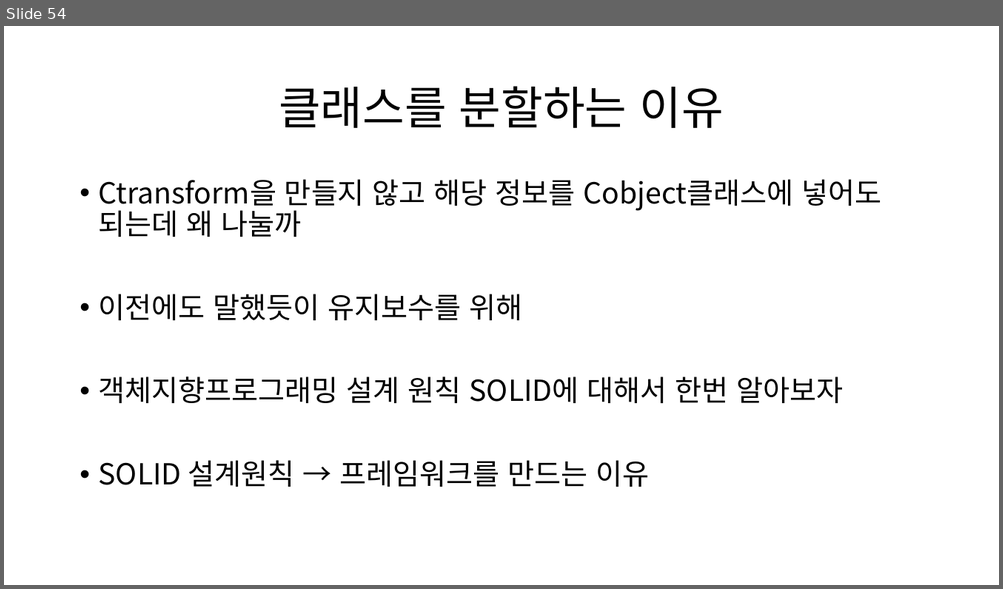
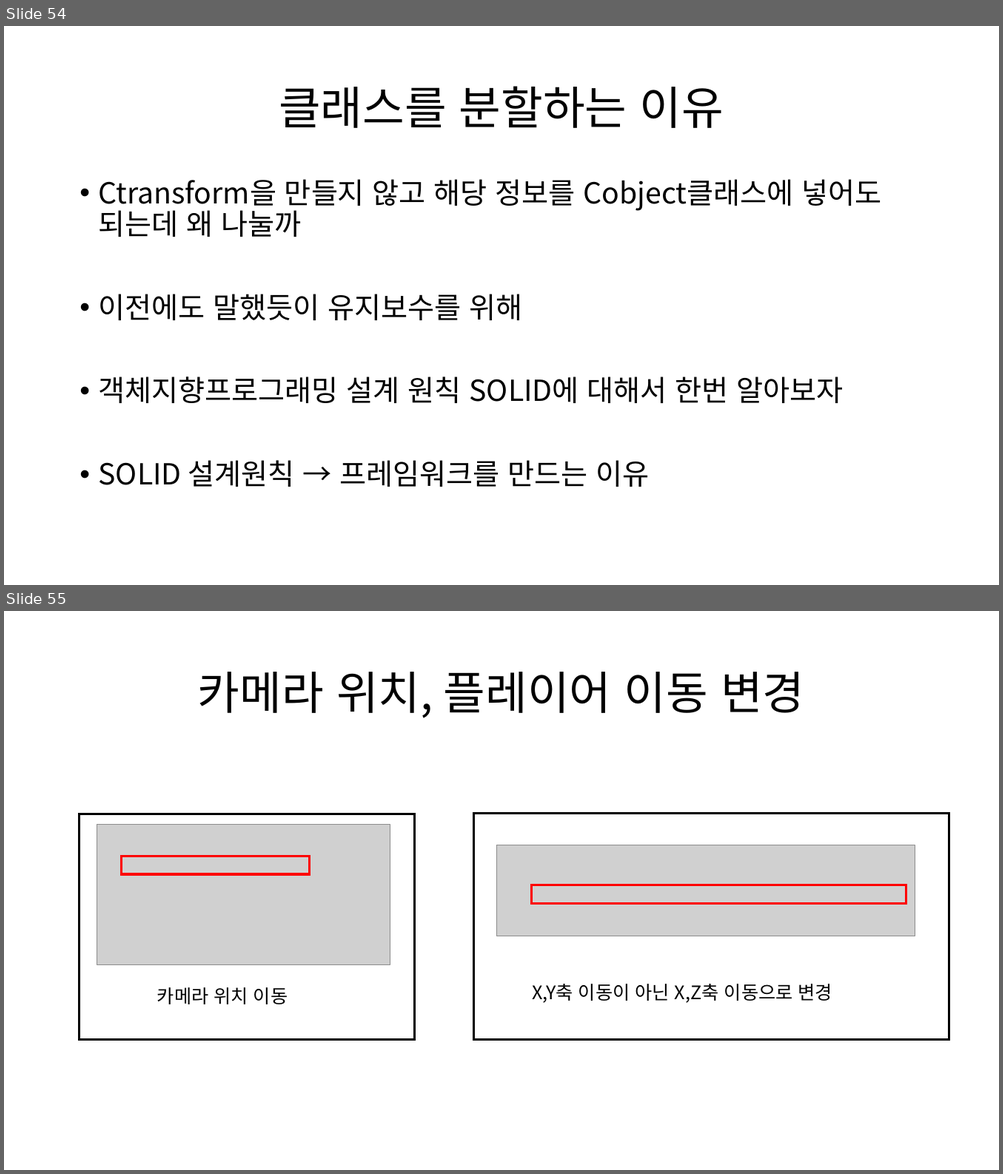
Before and after one commit to Kimseongtae9911/WarpOpenGL, a slide deck: 프레임워크.pptx. Shown one above the other, each under a label of ours: slide 54 before the commit, slides 54 and 55 after it. The pictures are 1003x589 and 1003x1174 pixels, drawn with LibreOffice and Linux fonts; fonts in the diff are those of the drawing; grey boxes stand for pictures. Boxes give left, top, right and bottom in pixels: in the first picture for what was removed or moved away, otherwise in the second. Text is boxed around its words. In the diff, an @@ line names an element or a change of style, - is before the commit and + after.

```diff
--- a/프레임워크.pptx
+++ b/프레임워크.pptx
@@ slide 55 added at <box>4,611,999,1170</box>, background #FFFFFF @@
@@ title added at <box>198,672,804,718</box>, 44 pt, text #000000 @@
+카메라 위치, 플레이어 이동 변경
@@ rectangle added at <box>79,814,415,1040</box>, outline #000000 2.25 pt @@
@@ picture added at <box>96,824,390,965</box> @@
@@ rectangle added at <box>473,814,948,1040</box>, outline #000000 2.25 pt @@
@@ picture added at <box>496,846,914,937</box> @@
@@ rectangle added at <box>121,857,309,875</box>, outline #FF0000 2.25 pt @@
@@ rectangle added at <box>532,886,906,904</box>, outline #FF0000 2.25 pt @@
@@ text added at <box>157,988,287,1005</box>, 18 pt, text #000000 @@
+카메라 위치 이동
@@ text added at <box>532,984,832,1003</box>, 18 pt, text #000000 @@
+X,Y축 이동이 아닌 X,Z축 이동으로 변경
```
Also in this commit, not shown: 17 other slides added, 19 other files.
